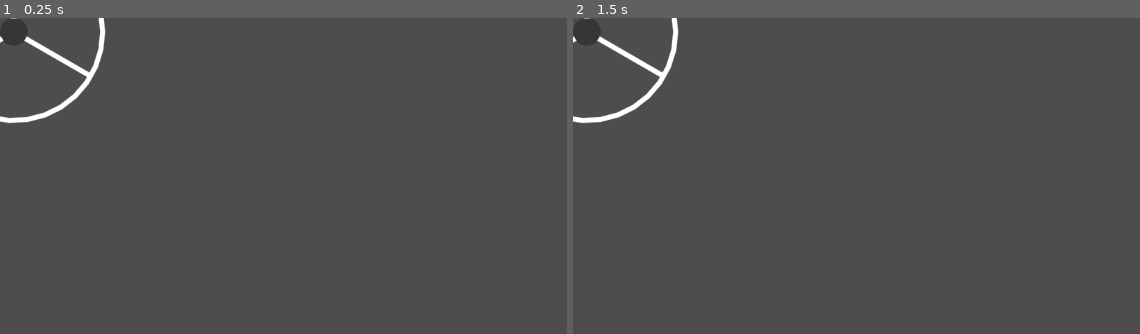
Above: before the commit, frames 1-2 (left to right).
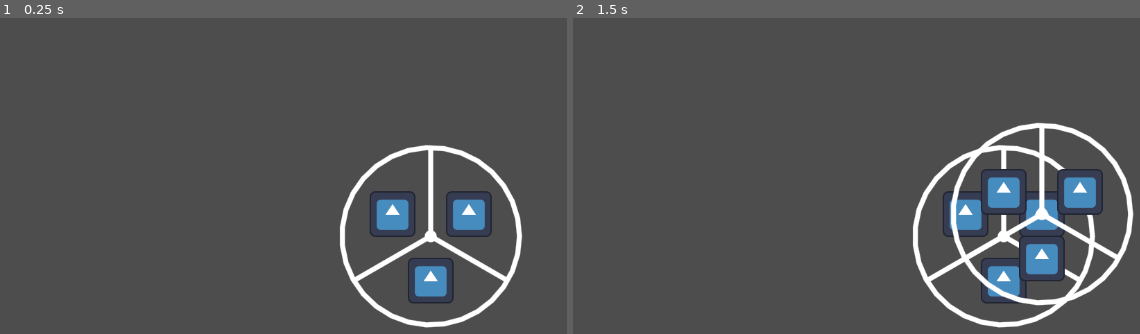
Above: after the commit, the same moments.

Repository: MiguelFMD/onlyaboutyellow
Game: Godot game, scene res://scenes/main.tscn
Same seed, same stepped clock (60 frames per second), same inputs: the game is played once before the commit and once after it. The engine's default icon, where the game draws it, is replaced by a stand-in: a white triangle on a blue panel in a dark square.
Inputs (mouse positions are in pixels of both pictures, inside the frame that each line leads up to):
- Up to frame 1 (0.25 s): no input
- Up to frame 2 (1.5 s): click (1043, 213) at 0.52 s; click (964, 213) at 1.27 s

The runs differ from the first frame. In frame 1, 5.6% of the frame differs, in the area x 0-93%, y 0-99%; in frame 2, 9.1%, in the area x 0-99%, y 0-99%.

Commit message:
radial node instantiate

Diff:
--- a/project.godot
+++ b/project.godot
@@ -21,9 +21,21 @@
 GameManager="*res://scenes/managers/game_manager.tscn"
 InputManager="*res://scenes/managers/input_manager.tscn"
 
+[debug]
+
+gdscript/warnings/unused_variable=0
+gdscript/warnings/unused_parameter=0
+
 [editor_plugins]
 
 enabled=PackedStringArray("res://addons/advanced_radial_menu/plugin.cfg")
+
+[input]
+
+fire={
+"deadzone": 0.5,
+"events": []
+}
 
 [rendering]
 
--- /dev/null
+++ b/scenes/main.gd
@@ -0,0 +1,11 @@
+extends Node
+
+@onready var radial_menu = preload("res://scenes/ui/radial_menu.tscn")
+
+func _ready():
+	EventManager.connect("ShowRadialMenu", Callable(self, "_on_show_radial_menu"))
+
+func _on_show_radial_menu(position : Vector2):
+	var instant : Control = radial_menu.instantiate()
+	instant.position = position
+	add_child(instant)
--- a/scenes/main.tscn
+++ b/scenes/main.tscn
@@ -1,7 +1,19 @@
-[gd_scene load_steps=2 format=3 uid="uid://b1ykw1unrkjrm"]
+[gd_scene load_steps=3 format=3 uid="uid://b1ykw1unrkjrm"]
 
-[ext_resource type="PackedScene" uid="uid://cxpigskbsgss5" path="res://scenes/ui/node_selector.tscn" id="1_irekv"]
+[ext_resource type="Script" path="res://scenes/main.gd" id="1_atqch"]
+[ext_resource type="PackedScene" uid="uid://bl13vue5xawwf" path="res://scenes/ui/radial_menu.tscn" id="2_eks0j"]
 
 [node name="Main" type="Node"]
+script = ExtResource("1_atqch")
 
-[node name="NodeSelector" parent="." instance=ExtResource("1_irekv")]
+[node name="Control" type="Control" parent="."]
+layout_mode = 3
+anchors_preset = 0
+offset_right = 1151.0
+offset_bottom = 646.0
+
+[node name="RadialMenu" parent="Control" instance=ExtResource("2_eks0j")]
+offset_left = 621.0
+offset_top = 315.0
+offset_right = 621.0
+offset_bottom = 315.0
--- a/scenes/managers/event_manager.gd
+++ b/scenes/managers/event_manager.gd
@@ -1,8 +1,17 @@
 extends Node
 
+signal ShowRadialMenu
+
+var is_radial_showing = false
 
 func create_node(position : Vector2, node_type):
-	print(position)
+	show_radial_menu(position)
+
+func show_radial_menu(position : Vector2):
+	if not is_radial_showing:
+		emit_signal("ShowRadialMenu", position)
+		is_radial_showing = true
+
 
 func create_conenction(node1, node2):
 	pass
--- /dev/null
+++ b/scenes/ui/node_button.gd
@@ -0,0 +1,7 @@
+extends TextureButton
+
+@export var node_type = 1
+
+func _on_pressed():
+	print("El node type es: ")
+	print(node_type)
--- a/scenes/ui/node_button.tscn
+++ b/scenes/ui/node_button.tscn
@@ -1,3 +1,24 @@
-[gd_scene format=3 uid="uid://bk1q6mm4knpf8"]
+[gd_scene load_steps=3 format=3 uid="uid://bk1q6mm4knpf8"]
+
+[ext_resource type="Texture2D" uid="uid://fv62bnj5vtw5" path="res://icon.svg" id="1_ipo0c"]
+[ext_resource type="Script" path="res://scenes/ui/node_button.gd" id="1_ok1h7"]
 
 [node name="NodeButton" type="TextureButton"]
+anchors_preset = 8
+anchor_left = 0.5
+anchor_top = 0.5
+anchor_right = 0.5
+anchor_bottom = 0.5
+offset_left = -576.0
+offset_top = -324.0
+offset_right = -448.0
+offset_bottom = -196.0
+grow_horizontal = 2
+grow_vertical = 2
+action_mode = 0
+texture_normal = ExtResource("1_ipo0c")
+ignore_texture_size = true
+stretch_mode = 5
+script = ExtResource("1_ok1h7")
+
+[connection signal="pressed" from="." to="." method="_on_pressed"]
--- a/scenes/ui/node_selector.gd
+++ /dev/null
@@ -1 +0,0 @@
-extends Control
--- a/scenes/ui/node_selector.tscn
+++ /dev/null
@@ -1,43 +0,0 @@
-[gd_scene load_steps=3 format=3 uid="uid://cxpigskbsgss5"]
-
-[ext_resource type="Script" path="res://scenes/ui/node_selector.gd" id="1_xp0ho"]
-[ext_resource type="Script" path="res://addons/advanced_radial_menu/radial_menu_class.gd" id="2_mtpwo"]
-
-[node name="NodeSelector" type="Control"]
-layout_mode = 3
-anchors_preset = 15
-anchor_right = 1.0
-anchor_bottom = 1.0
-grow_horizontal = 2
-grow_vertical = 2
-script = ExtResource("1_xp0ho")
-
-[node name="RadialMenuAdvanced" type="Control" parent="."]
-anchors_preset = 0
-offset_right = 40.0
-offset_bottom = 40.0
-script = ExtResource("2_mtpwo")
-
-[node name="TextureRect" type="TextureRect" parent="RadialMenuAdvanced"]
-layout_mode = 0
-offset_left = -43.9141
-offset_top = -145.0
-offset_right = 212.086
-offset_bottom = 111.0
-pivot_offset = Vector2(128, 128)
-
-[node name="TextureRect2" type="TextureRect" parent="RadialMenuAdvanced"]
-layout_mode = 0
-offset_left = -172.086
-offset_top = -145.0
-offset_right = 83.9141
-offset_bottom = 111.0
-pivot_offset = Vector2(128, 128)
-
-[node name="TextureRect3" type="TextureRect" parent="RadialMenuAdvanced"]
-layout_mode = 0
-offset_left = -108.0
-offset_top = -34.0
-offset_right = 148.0
-offset_bottom = 222.0
-pivot_offset = Vector2(128, 128)
--- /dev/null
+++ b/scenes/ui/radial_menu.tscn
@@ -0,0 +1,59 @@
+[gd_scene load_steps=3 format=3 uid="uid://bl13vue5xawwf"]
+
+[ext_resource type="Script" path="res://addons/advanced_radial_menu/radial_menu_class.gd" id="1_ivtbk"]
+[ext_resource type="PackedScene" uid="uid://bk1q6mm4knpf8" path="res://scenes/ui/node_button.tscn" id="2_ou1j6"]
+
+[node name="RadialMenu" type="Control"]
+layout_mode = 3
+anchors_preset = 0
+script = ExtResource("1_ivtbk")
+children_size = 66
+hover_color = Color(0.0196078, 0.0196078, 0.0196078, 0.2)
+animated_pulse_enabled = true
+
+[node name="NodeButton" parent="." instance=ExtResource("2_ou1j6")]
+layout_mode = 0
+anchors_preset = 0
+anchor_left = 0.0
+anchor_top = 0.0
+anchor_right = 0.0
+anchor_bottom = 0.0
+offset_left = 22.4256
+offset_top = -65.0
+offset_right = 88.4256
+offset_bottom = 1.0
+grow_horizontal = 1
+grow_vertical = 1
+pivot_offset = Vector2(33, 33)
+
+[node name="NodeButton2" parent="." instance=ExtResource("2_ou1j6")]
+layout_mode = 0
+anchors_preset = 0
+anchor_left = 0.0
+anchor_top = 0.0
+anchor_right = 0.0
+anchor_bottom = 0.0
+offset_left = -88.4256
+offset_top = -65.0
+offset_right = -22.4256
+offset_bottom = 1.0
+grow_horizontal = 1
+grow_vertical = 1
+pivot_offset = Vector2(33, 33)
+node_type = 2
+
+[node name="NodeButton3" parent="." instance=ExtResource("2_ou1j6")]
+layout_mode = 0
+anchors_preset = 0
+anchor_left = 0.0
+anchor_top = 0.0
+anchor_right = 0.0
+anchor_bottom = 0.0
+offset_left = -33.0
+offset_top = 31.0
+offset_right = 33.0
+offset_bottom = 97.0
+grow_horizontal = 1
+grow_vertical = 1
+pivot_offset = Vector2(33, 33)
+node_type = 3
